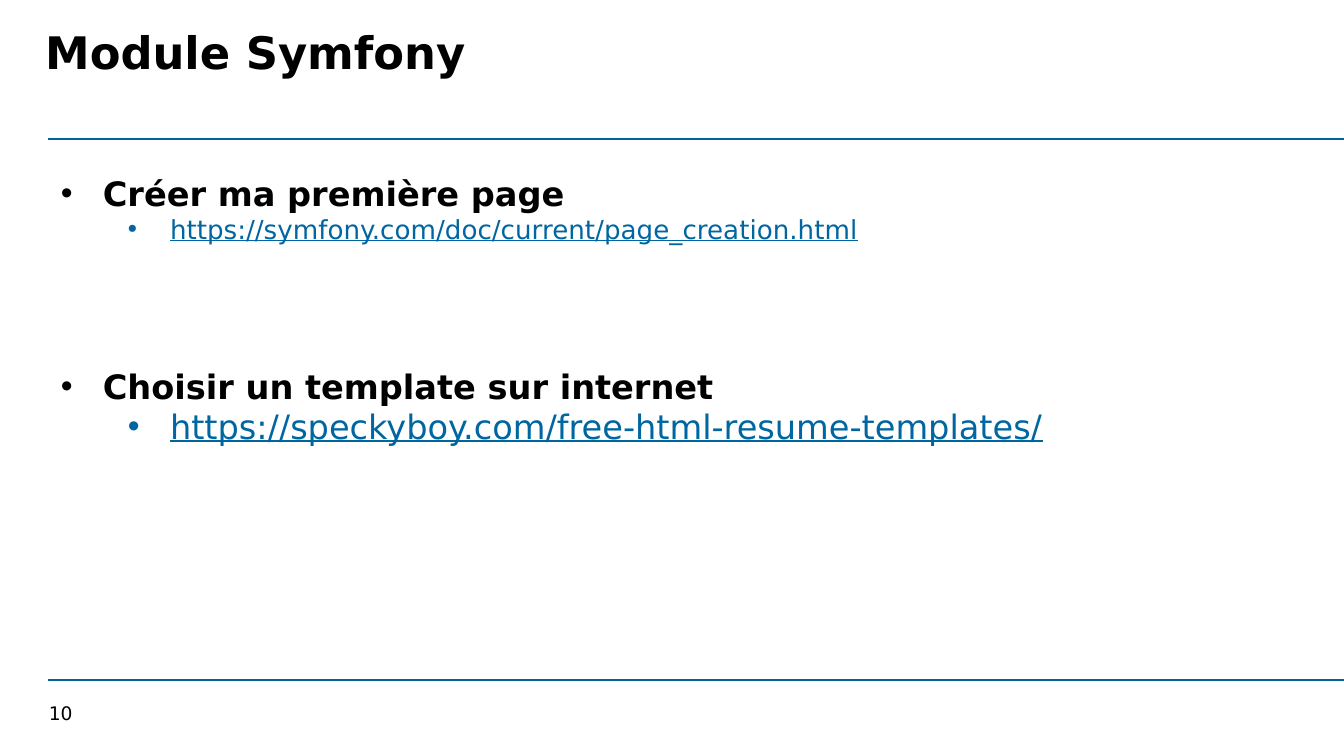
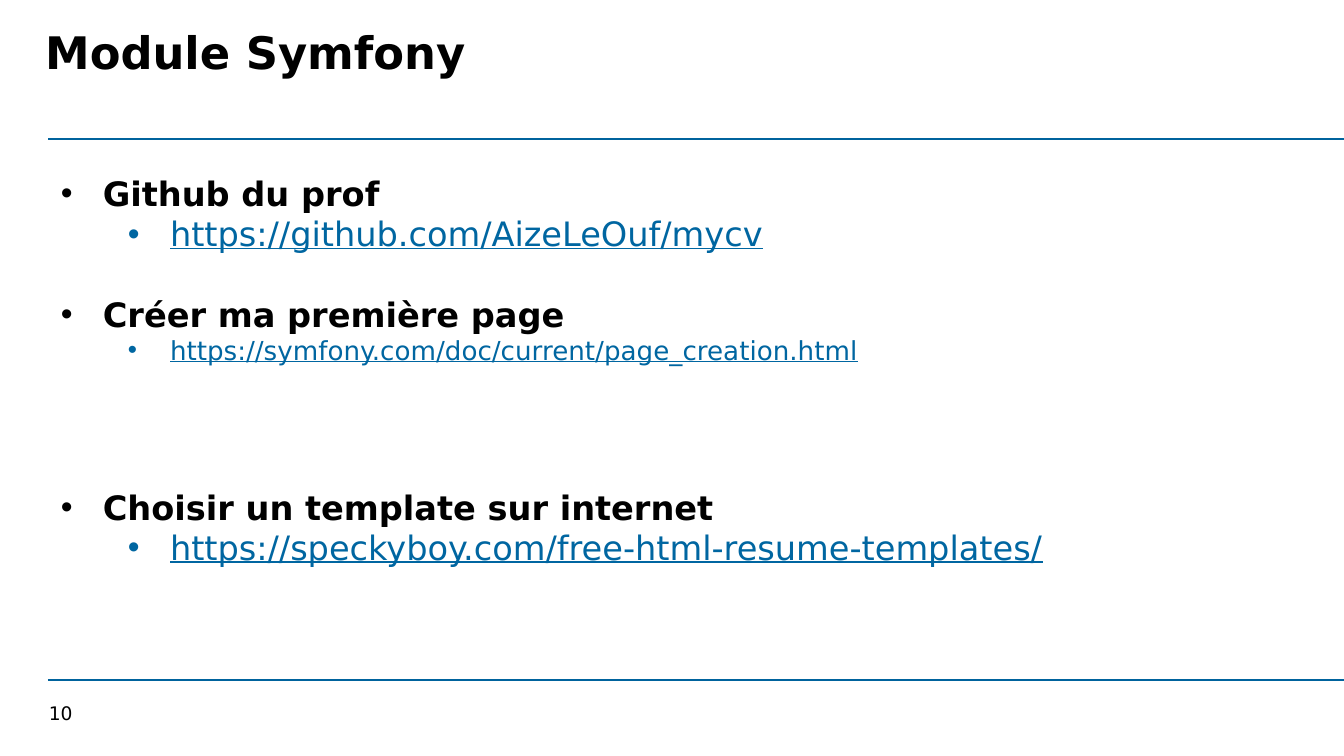
Before and after one commit to LordNopingDev1/mycv, a slide deck: slide 10 of docs/presentation.pptx. Drawn at 1344x756 pixels with LibreOffice and Linux fonts; fonts in the diff are those of the drawing; background and template pictures are left out. Boxes give left, top, right and bottom in pixels: in the first picture for what was removed or moved away, otherwise in the second. Text is boxed around its words. In the diff, an @@ line names an element or a change of style, - is before the commit and + after.

Commit message:
Update url github

```diff
--- a/docs/presentation.pptx
+++ b/docs/presentation.pptx
@@ text at [103, 180, 763, 253]: paragraphs added @@
+• Github du prof
+  • https://github.com/AizeLeOuf/mycv
```
